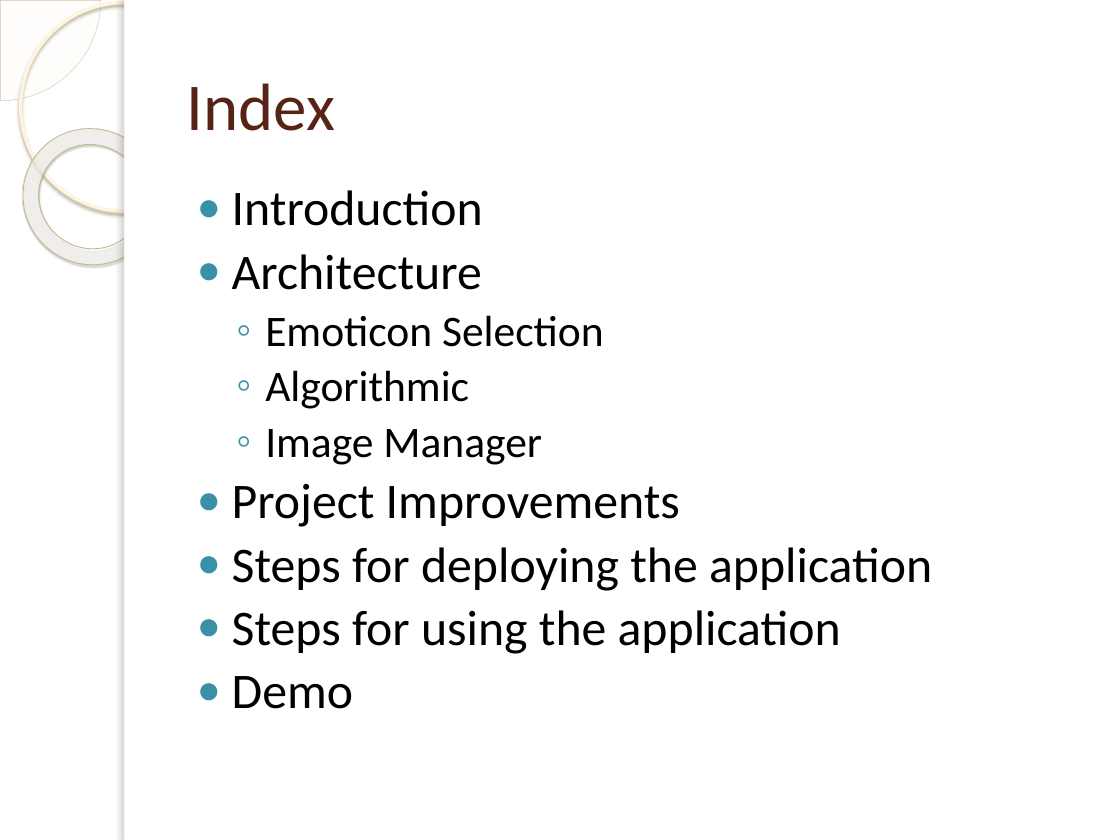
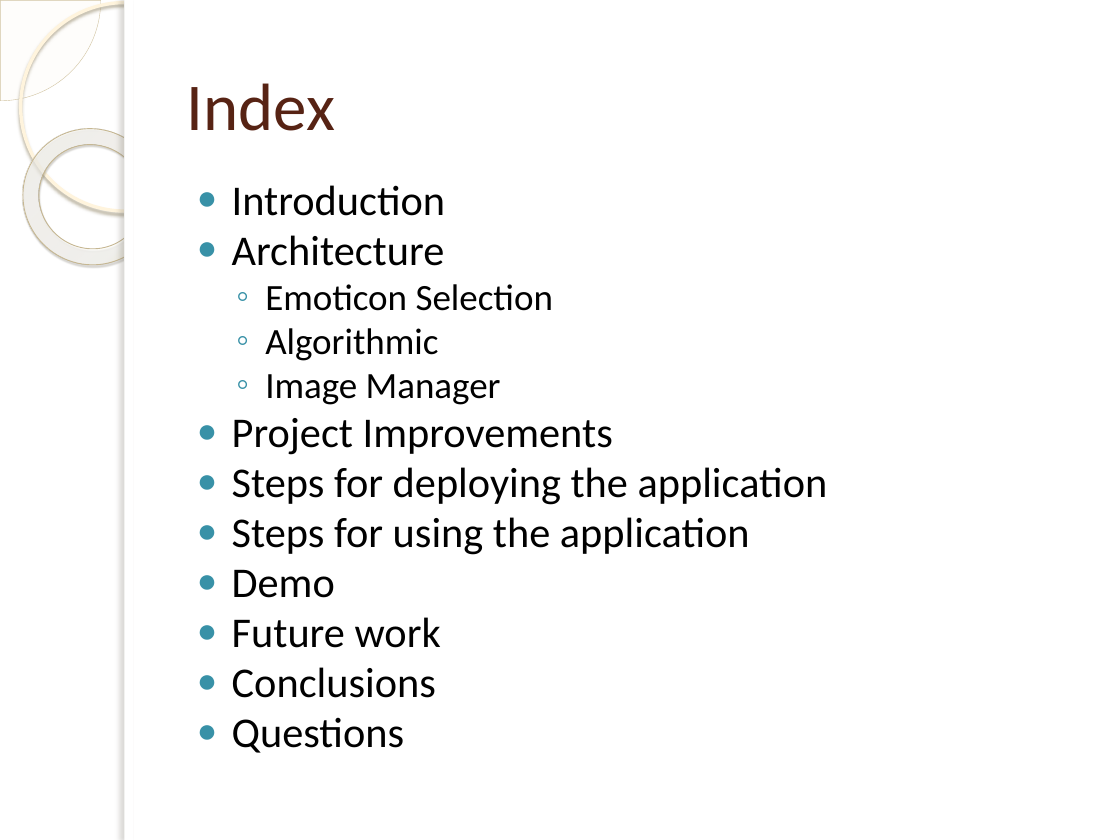
Before and after one commit to desperado1992/ivandroid, a slide deck: slide 2 of Presentacion/doc/EMOTICONIZER.pptx. Drawn at 1120x840 pixels with LibreOffice and Linux fonts; fonts in the diff are those of the drawing; background and template pictures are left out. Boxes give left, top, right and bottom in pixels: in the first picture for what was removed or moved away, otherwise in the second. Text is boxed around its words. In the diff, an @@ line names an element or a change of style, - is before the commit and + after.

Commit message:
Doc update

```diff
--- a/Presentacion/doc/EMOTICONIZER.pptx
+++ b/Presentacion/doc/EMOTICONIZER.pptx
@@ text at bbox=[232, 185, 828, 598]: size 32 to 27.2 pt in "Introduction", "Architecture", "Project Improvements", "Steps for deploying the application" and 2 more places; size 28 to 23.8 pt in "Emoticon Selection", "Algorithmic", "Image Manager"; line spacing 0.9 to 0.8 @@
@@ text at bbox=[232, 617, 441, 753]: paragraphs added @@
+● Future work
+● Conclusions
+● Questions
```
Also in this commit, not shown: 2 other slides changed.
